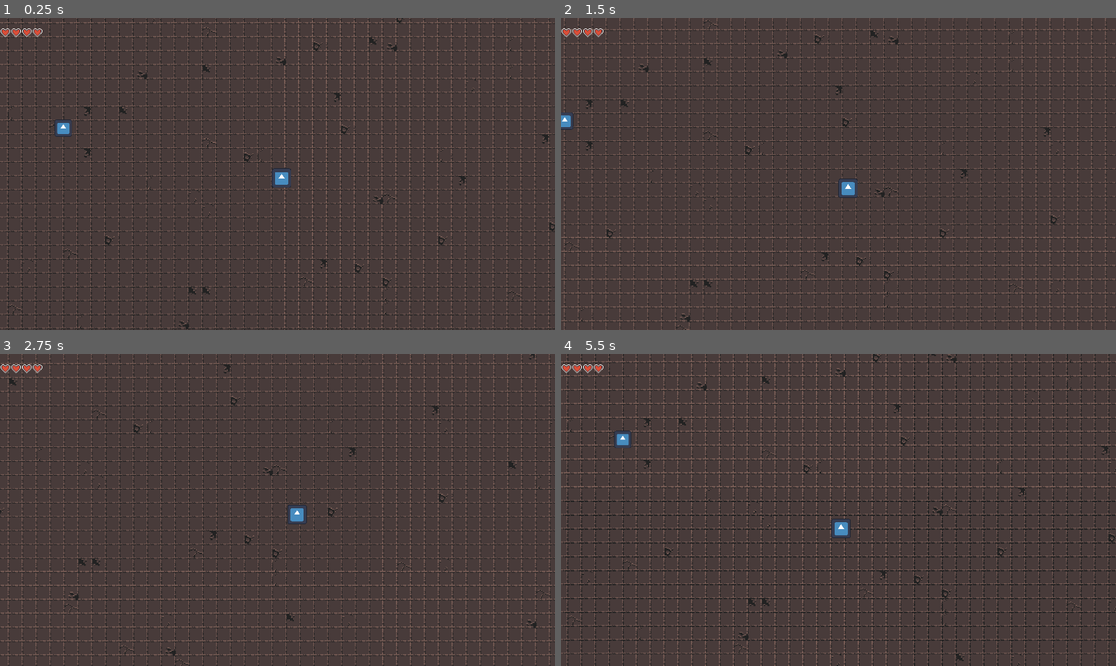
Above: before the commit, frames 1-4 (two rows, left to right).
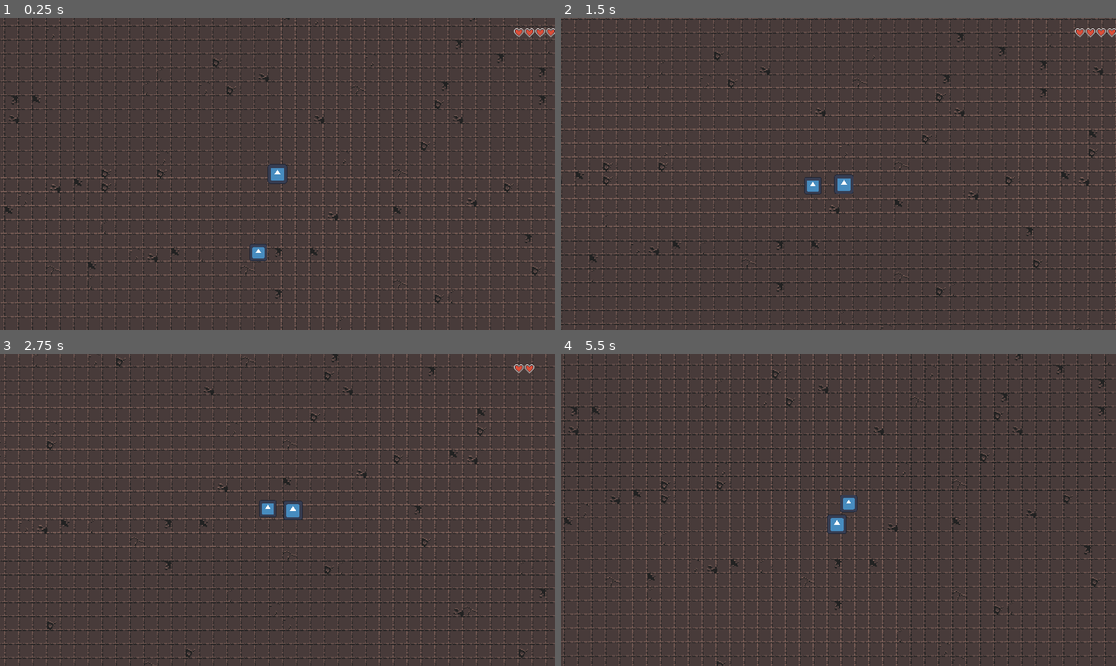
Above: after the commit, the same moments.

Repository: ErikpvDev/Proyecto-intermodular
Game: Godot game, scene res://assets/Scenes/Levels/Level01/level_01.tscn
Two runs of this game, one before a commit and one after it. Both use one fixed random seed, a clock stepped at 60 frames per second and the inputs below. The engine's default icon, where the game draws it, is replaced by a stand-in: a white triangle on a blue panel in a dark square.
Inputs:
- Up to frame 1 (0.25 s): no input
- Up to frame 2 (1.5 s): hold D (right) 0.53-1.28 s; hold S (down) from 1.28 s (still down)
- Up to frame 3 (2.75 s): release S (down) at 2.03 s; hold D (right) from 2.03 s (still down)
- Up to frame 4 (5.5 s): release D (right) at 2.78 s; hold W (up) 2.78-3.53 s; hold A (left) 3.53-5.03 s; hold S (down) from 5.03 s (still down)

The runs differ from the first frame. In frame 1, 27% of the frame differs, in the area x 0-100%, y 0-100%; in frame 2, 27%; in frame 3, 28%; in frame 4, 32%.

Commit message:
Vida y hitbox
Ahora la hitbox hace que el personaje y el enemigo no se toquen pero el area2d del personaje si detecte al enemigo. La vida ahora baja y esta en una escena aparte para poder dar más corazones durante la partida.

Diff:
--- a/assets/Scenes/Character/personaje.gd
+++ b/assets/Scenes/Character/personaje.gd
@@ -1,17 +1,19 @@
 extends CharacterBody2D
 
 @export var move_speed : float = 100
+@onready var health_bar: CanvasLayer = $"../health_bar"
 
 var hearts_list : Array[TextureRect]
-var health = 1
+var health = 4
 
 func _ready() -> void:
-		var hearts_parent = $health_bar/HBoxContainer
+		var hearts_parent = health_bar.get_child(0)
 		for child in hearts_parent.get_children():
 			hearts_list.append(child)
 		print(hearts_list)
 
 func take_damage():
+	print(health)
 	if health > 0:
 		health-=1
 		update_heart_display()
@@ -19,8 +21,6 @@
 func update_heart_display():
 	for i in range(hearts_list.size()):
 		hearts_list[i].visible= i < health
-
-
 	if health == 1:
 		hearts_list[0].get_child(0).play("beating")
 	elif health > 1:
@@ -35,11 +35,7 @@
 		velocity = input_direction.normalized() * move_speed
 	else:
 		velocity = input_direction * move_speed
-
-	print(input_direction.x)
-
 	move_and_slide()
 
-
-func _on_area_2d_area_entered(area: Area2D) -> void:
-	take_damage()
+func _on_area_2d_body_entered(body: Node2D) -> void:
+	take_damage()# Replace with function body.
--- a/assets/Scenes/Character/personaje.tscn
+++ b/assets/Scenes/Character/personaje.tscn
@@ -1,66 +1,18 @@
-[gd_scene load_steps=12 format=3 uid="uid://p0hbqo51nej1"]
+[gd_scene load_steps=5 format=3 uid="uid://p0hbqo51nej1"]
 
 [ext_resource type="Texture2D" uid="uid://c1tp7pqe622b5" path="res://icon.svg" id="1_cs5dr"]
 [ext_resource type="Script" uid="uid://dlb0vba8x21kc" path="res://assets/Scenes/Character/personaje.gd" id="1_hlutc"]
 [ext_resource type="Script" uid="uid://dafnad46gi5nb" path="res://assets/components/health.gd" id="3_l1dng"]
-[ext_resource type="Texture2D" uid="uid://dgbv31rjyyv55" path="res://assets/sprites/Objetcs/Heart Animation.png" id="4_jdptv"]
 
 [sub_resource type="RectangleShape2D" id="RectangleShape2D_cs5dr"]
 size = Vector2(23, 22.5)
 
-[sub_resource type="AtlasTexture" id="AtlasTexture_5s5n3"]
-atlas = ExtResource("4_jdptv")
-region = Rect2(0, 0, 16, 16)
-
-[sub_resource type="AtlasTexture" id="AtlasTexture_r012d"]
-atlas = ExtResource("4_jdptv")
-region = Rect2(16, 0, 16, 16)
-
-[sub_resource type="AtlasTexture" id="AtlasTexture_k3vyu"]
-atlas = ExtResource("4_jdptv")
-region = Rect2(32, 0, 16, 16)
-
-[sub_resource type="AtlasTexture" id="AtlasTexture_7rjg1"]
-atlas = ExtResource("4_jdptv")
-region = Rect2(48, 0, 16, 16)
-
-[sub_resource type="AtlasTexture" id="AtlasTexture_jdptv"]
-atlas = ExtResource("4_jdptv")
-region = Rect2(0, 0, 16, 16)
-
-[sub_resource type="SpriteFrames" id="SpriteFrames_5s5n3"]
-animations = [{
-"frames": [{
-"duration": 1.0,
-"texture": SubResource("AtlasTexture_5s5n3")
-}, {
-"duration": 1.0,
-"texture": SubResource("AtlasTexture_r012d")
-}, {
-"duration": 1.0,
-"texture": SubResource("AtlasTexture_k3vyu")
-}, {
-"duration": 1.0,
-"texture": SubResource("AtlasTexture_7rjg1")
-}],
-"loop": true,
-"name": &"beating",
-"speed": 8.0
-}, {
-"frames": [{
-"duration": 1.0,
-"texture": SubResource("AtlasTexture_jdptv")
-}],
-"loop": true,
-"name": &"idle",
-"speed": 5.0
-}]
-
 [node name="Character" type="CharacterBody2D" groups=["character"]]
+z_index = 100
 script = ExtResource("1_hlutc")
 
 [node name="Sprite2D" type="Sprite2D" parent="."]
-position = Vector2(4.749998, 4.749998)
+position = Vector2(4.7683716e-07, 4.7683716e-07)
 scale = Vector2(0.17578128, 0.17578128)
 texture = ExtResource("1_cs5dr")
 
@@ -69,67 +21,16 @@
 position_smoothing_enabled = true
 
 [node name="CollisionShape2D2" type="CollisionShape2D" parent="."]
-position = Vector2(4.5, 4.75)
 shape = SubResource("RectangleShape2D_cs5dr")
 
 [node name="Health" type="Node" parent="."]
 script = ExtResource("3_l1dng")
 metadata/_custom_type_script = "uid://dafnad46gi5nb"
 
-[node name="health_bar" type="CanvasLayer" parent="."]
-
-[node name="HBoxContainer" type="HBoxContainer" parent="health_bar"]
-offset_right = 74.0
-offset_bottom = 48.0
-
-[node name="heart" type="TextureRect" parent="health_bar/HBoxContainer"]
-custom_minimum_size = Vector2(33.125, 0)
-layout_mode = 2
-
-[node name="AnimatedSprite2D" type="AnimatedSprite2D" parent="health_bar/HBoxContainer/heart"]
-position = Vector2(20, 51)
-scale = Vector2(2.5, 2.5)
-sprite_frames = SubResource("SpriteFrames_5s5n3")
-animation = &"beating"
-frame_progress = 0.98482126
-
-[node name="heart2" type="TextureRect" parent="health_bar/HBoxContainer"]
-custom_minimum_size = Vector2(33.125, 0)
-layout_mode = 2
-
-[node name="AnimatedSprite2D" type="AnimatedSprite2D" parent="health_bar/HBoxContainer/heart2"]
-position = Vector2(20, 51)
-scale = Vector2(2.5, 2.5)
-sprite_frames = SubResource("SpriteFrames_5s5n3")
-animation = &"beating"
-frame_progress = 0.98482126
-
-[node name="heart3" type="TextureRect" parent="health_bar/HBoxContainer"]
-custom_minimum_size = Vector2(33.125, 0)
-layout_mode = 2
-
-[node name="AnimatedSprite2D" type="AnimatedSprite2D" parent="health_bar/HBoxContainer/heart3"]
-position = Vector2(20, 51)
-scale = Vector2(2.5, 2.5)
-sprite_frames = SubResource("SpriteFrames_5s5n3")
-animation = &"beating"
-frame_progress = 0.98482126
-
-[node name="heart4" type="TextureRect" parent="health_bar/HBoxContainer"]
-custom_minimum_size = Vector2(33.125, 0)
-layout_mode = 2
-
-[node name="AnimatedSprite2D" type="AnimatedSprite2D" parent="health_bar/HBoxContainer/heart4"]
-position = Vector2(20, 51)
-scale = Vector2(2.5, 2.5)
-sprite_frames = SubResource("SpriteFrames_5s5n3")
-animation = &"beating"
-frame_progress = 0.98482126
-
 [node name="Area2D" type="Area2D" parent="."]
+collision_mask = 2
 
 [node name="CollisionShape2D2" type="CollisionShape2D" parent="Area2D"]
-position = Vector2(4.5, 4.75)
 shape = SubResource("RectangleShape2D_cs5dr")
 
-[connection signal="area_entered" from="Area2D" to="." method="_on_area_2d_area_entered"]
+[connection signal="body_entered" from="Area2D" to="." method="_on_area_2d_body_entered"]
--- a/assets/Scenes/Enemies/enemigo.tscn
+++ b/assets/Scenes/Enemies/enemigo.tscn
@@ -1,5 +1,6 @@
-[gd_scene load_steps=4 format=3 uid="uid://qffsk1wiwj24"]
+[gd_scene load_steps=5 format=3 uid="uid://qffsk1wiwj24"]
 
+[ext_resource type="Script" uid="uid://bfxa6lm2jll3u" path="res://assets/Scenes/Enemies/enemigo.gd" id="1_bscoh"]
 [ext_resource type="Texture2D" uid="uid://c1tp7pqe622b5" path="res://icon.svg" id="1_ovplc"]
 
 [sub_resource type="RectangleShape2D" id="RectangleShape2D_ovplc"]
@@ -7,6 +8,10 @@
 [sub_resource type="RectangleShape2D" id="RectangleShape2D_bscoh"]
 
 [node name="Enemy" type="CharacterBody2D"]
+z_index = 100
+collision_layer = 2
+collision_mask = 2
+script = ExtResource("1_bscoh")
 
 [node name="Sprite2D" type="Sprite2D" parent="."]
 position = Vector2(1, 1)
--- /dev/null
+++ b/assets/Scenes/Hearts/health_bar.tscn
@@ -0,0 +1,25 @@
+[gd_scene load_steps=2 format=3 uid="uid://bqy0xbspvp3gc"]
+
+[ext_resource type="PackedScene" uid="uid://dmnp5kr6fmqqp" path="res://assets/Scenes/Hearts/heart.tscn" id="1_h1352"]
+
+[node name="health_bar" type="CanvasLayer"]
+
+[node name="HBoxContainer" type="HBoxContainer" parent="."]
+anchors_preset = 1
+anchor_left = 1.0
+anchor_right = 1.0
+offset_left = -144.0
+offset_bottom = 48.0
+grow_horizontal = 0
+
+[node name="heart" parent="HBoxContainer" instance=ExtResource("1_h1352")]
+layout_mode = 2
+
+[node name="heart2" parent="HBoxContainer" instance=ExtResource("1_h1352")]
+layout_mode = 2
+
+[node name="heart3" parent="HBoxContainer" instance=ExtResource("1_h1352")]
+layout_mode = 2
+
+[node name="heart4" parent="HBoxContainer" instance=ExtResource("1_h1352")]
+layout_mode = 2
--- /dev/null
+++ b/assets/Scenes/Hearts/heart.tscn
@@ -0,0 +1,60 @@
+[gd_scene load_steps=8 format=3 uid="uid://dmnp5kr6fmqqp"]
+
+[ext_resource type="Texture2D" uid="uid://dgbv31rjyyv55" path="res://assets/sprites/Objetcs/Heart Animation.png" id="1_kfeow"]
+
+[sub_resource type="AtlasTexture" id="AtlasTexture_5s5n3"]
+atlas = ExtResource("1_kfeow")
+region = Rect2(0, 0, 16, 16)
+
+[sub_resource type="AtlasTexture" id="AtlasTexture_r012d"]
+atlas = ExtResource("1_kfeow")
+region = Rect2(16, 0, 16, 16)
+
+[sub_resource type="AtlasTexture" id="AtlasTexture_k3vyu"]
+atlas = ExtResource("1_kfeow")
+region = Rect2(32, 0, 16, 16)
+
+[sub_resource type="AtlasTexture" id="AtlasTexture_7rjg1"]
+atlas = ExtResource("1_kfeow")
+region = Rect2(48, 0, 16, 16)
+
+[sub_resource type="AtlasTexture" id="AtlasTexture_jdptv"]
+atlas = ExtResource("1_kfeow")
+region = Rect2(0, 0, 16, 16)
+
+[sub_resource type="SpriteFrames" id="SpriteFrames_2wgc1"]
+animations = [{
+"frames": [{
+"duration": 1.0,
+"texture": SubResource("AtlasTexture_5s5n3")
+}, {
+"duration": 1.0,
+"texture": SubResource("AtlasTexture_r012d")
+}, {
+"duration": 1.0,
+"texture": SubResource("AtlasTexture_k3vyu")
+}, {
+"duration": 1.0,
+"texture": SubResource("AtlasTexture_7rjg1")
+}],
+"loop": true,
+"name": &"beating",
+"speed": 8.0
+}, {
+"frames": [{
+"duration": 1.0,
+"texture": SubResource("AtlasTexture_jdptv")
+}],
+"loop": true,
+"name": &"idle",
+"speed": 5.0
+}]
+
+[node name="heart" type="TextureRect"]
+custom_minimum_size = Vector2(33.125, 0)
+
+[node name="AnimatedSprite2D" type="AnimatedSprite2D" parent="."]
+position = Vector2(20, 51)
+scale = Vector2(2.5, 2.5)
+sprite_frames = SubResource("SpriteFrames_2wgc1")
+animation = &"beating"
--- a/assets/Scenes/Levels/Level01/level_01.tscn
+++ b/assets/Scenes/Levels/Level01/level_01.tscn
@@ -1,8 +1,9 @@
-[gd_scene load_steps=5 format=4 uid="uid://dafx2m02alpy5"]
+[gd_scene load_steps=6 format=4 uid="uid://dafx2m02alpy5"]
 
 [ext_resource type="PackedScene" uid="uid://0gr62tvei2rq" path="res://assets/Scenes/Levels/Level01/Level01.tscn" id="1_ixfmw"]
 [ext_resource type="PackedScene" uid="uid://p0hbqo51nej1" path="res://assets/Scenes/Character/personaje.tscn" id="2_uhf17"]
 [ext_resource type="PackedScene" uid="uid://qffsk1wiwj24" path="res://assets/Scenes/Enemies/enemigo.tscn" id="3_fg2k8"]
+[ext_resource type="PackedScene" uid="uid://bqy0xbspvp3gc" path="res://assets/Scenes/Hearts/health_bar.tscn" id="4_0vwiw"]
 
 [sub_resource type="WorldBoundaryShape2D" id="WorldBoundaryShape2D_ixfmw"]
 
@@ -17,12 +18,14 @@
 z_index = 1
 z_as_relative = false
 y_sort_enabled = true
-position = Vector2(215, 158)
+position = Vector2(-5, -5)
 
 [node name="Enemy" parent="." index="2" instance=ExtResource("3_fg2k8")]
 position = Vector2(-33, 104)
 
-[node name="Collisions" type="StaticBody2D" parent="." index="3"]
+[node name="health_bar" parent="." index="3" instance=ExtResource("4_0vwiw")]
+
+[node name="Collisions" type="StaticBody2D" parent="." index="4"]
 
 [node name="ColisionIzquierda" type="CollisionShape2D" parent="Collisions" index="0"]
 position = Vector2(-621, 109)
--- a/project.godot
+++ b/project.godot
@@ -19,7 +19,6 @@
 
 window/size/viewport_width=1920
 window/size/viewport_height=1080
-window/size/mode=2
 
 [input]
 
